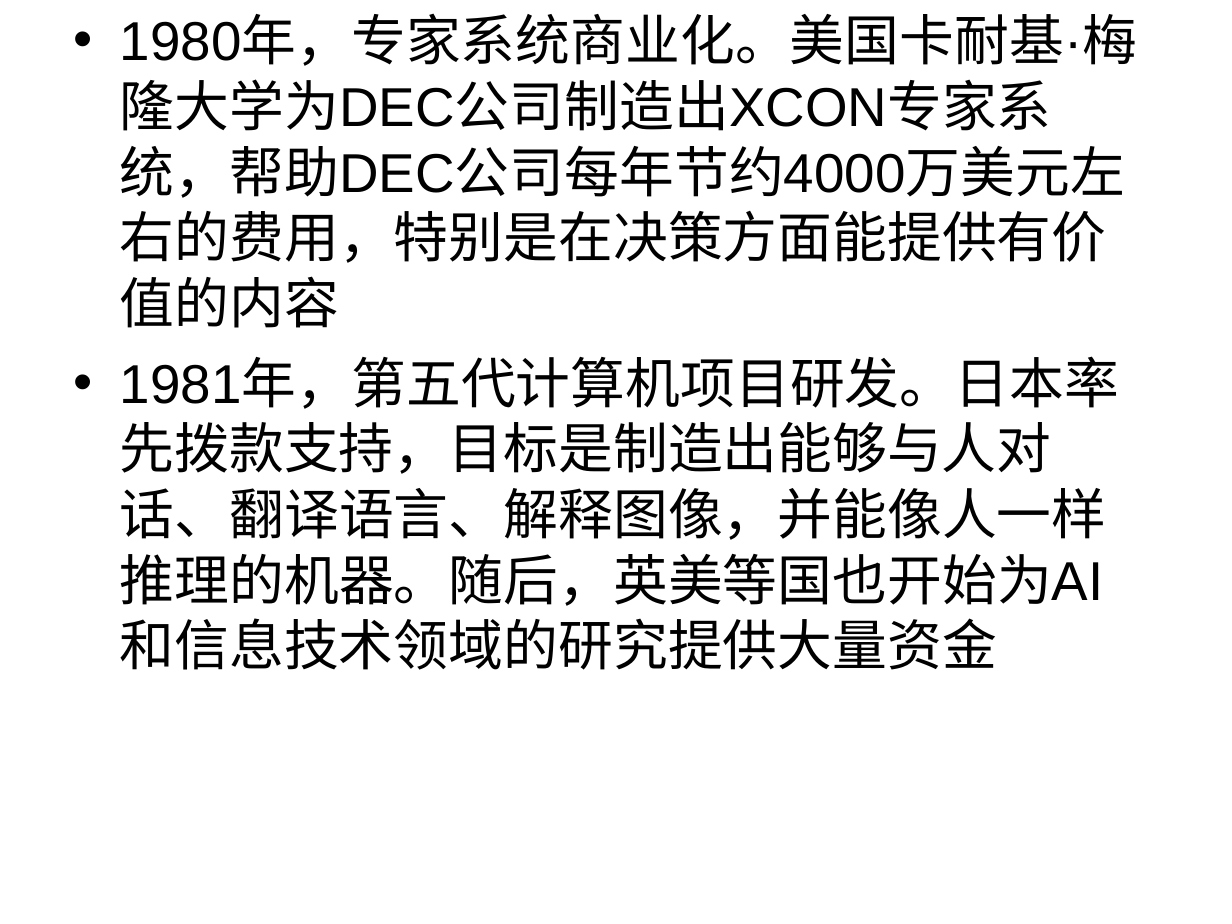
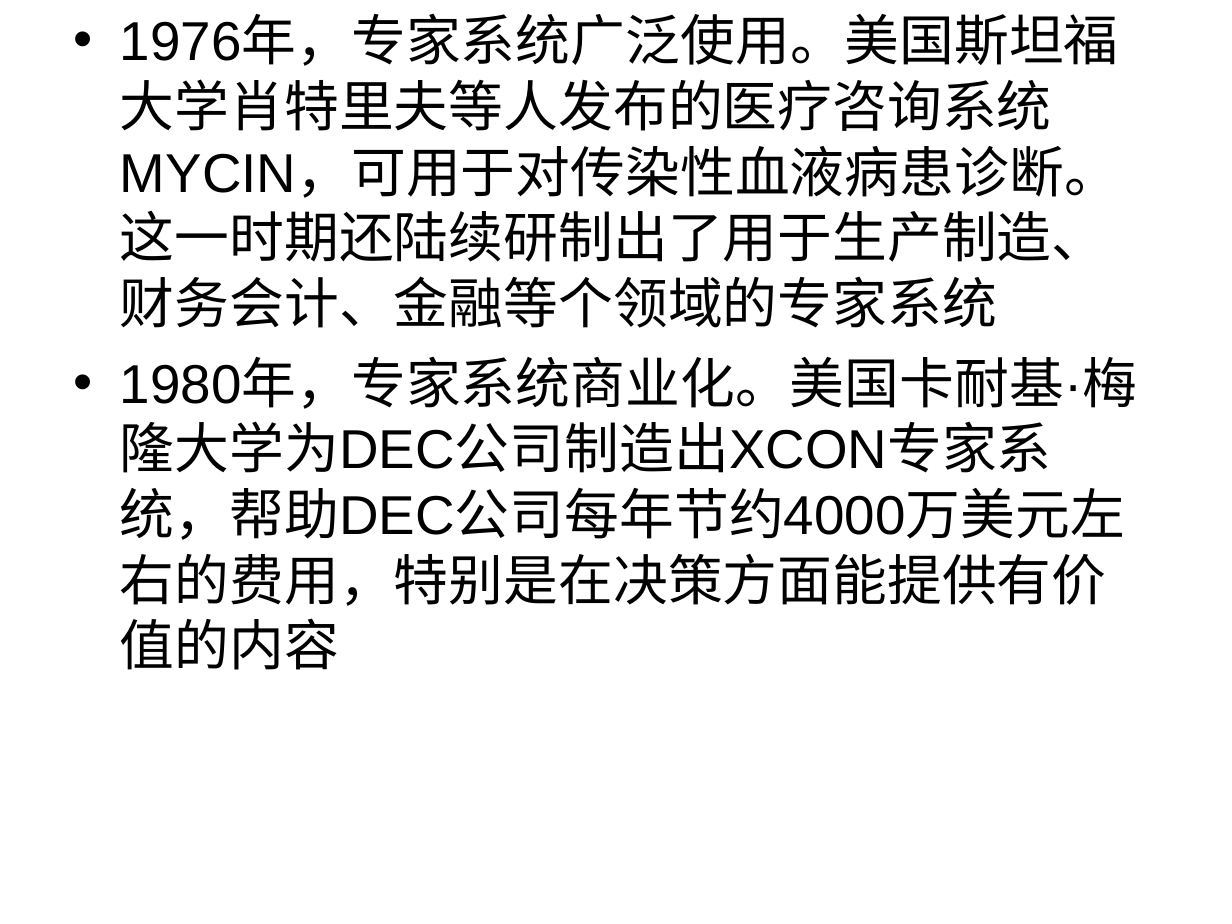
Before and after one commit to zhijie-ai/RL, a slide deck: slide 8 of rl-rec-practice/topk/code/AI的过去现在及未来.ppt (slide 9 before the commit). Drawn at 1232x924 pixels with LibreOffice and Linux fonts; fonts in the diff are those of the drawing. Boxes give left, top, right and bottom in pixels: in the first picture for what was removed or moved away, otherwise in the second. Text is boxed around its words. In the diff, an @@ line names an element or a change of style, - is before the commit and + after.

```diff
--- a/rl-rec-practice/topk/code/AI的过去现在及未来.ppt
+++ b/rl-rec-practice/topk/code/AI的过去现在及未来.ppt
@@ text at (x1=120, y1=17, x2=1119, y2=328): paragraph added @@
+• 1976年，专家系统广泛使用。美国斯坦福大学肖特里夫等人发布的医疗咨询系统MYCIN，可用于对传染性血液病患诊断。这一时期还陆续研制出了用于生产制造、财务会计、金融等个领域的专家系统
@@ text at (x1=120, y1=360, x2=1119, y2=606): paragraph removed @@
-• 1981年，第五代计算机项目研发。日本率先拨款支持，目标是制造出能够与人对话、翻译语言、解释图像，并能像人一样推理的机器。随后，英美等国也开始为AI和信息技术领域的研究提供大量资金
```
Also in this commit, not shown: 6 other slides changed, 5 slides added, 2 slides removed.
